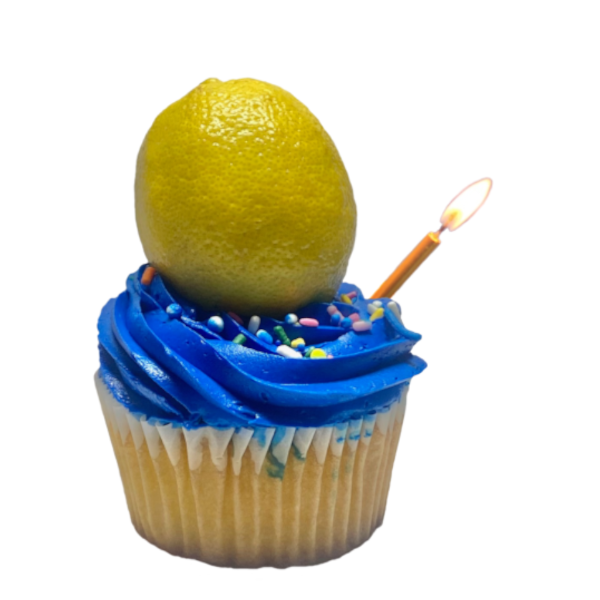
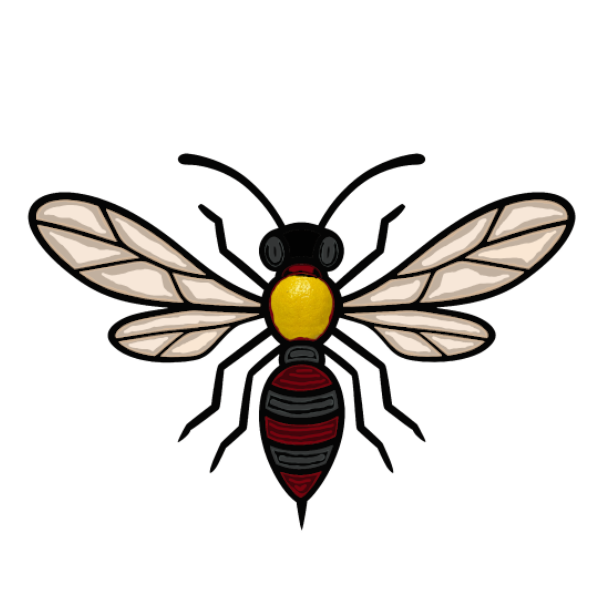
Layered file, before and after one edit (600 × 600). Changes by layer:
added layer "wasp copy" above "blue cupcake copy" over [27, 150, 576, 533]
hid "blue cupcake copy" over [73, 76, 429, 571]
hid "candle copy #1" over [309, 176, 494, 385]
